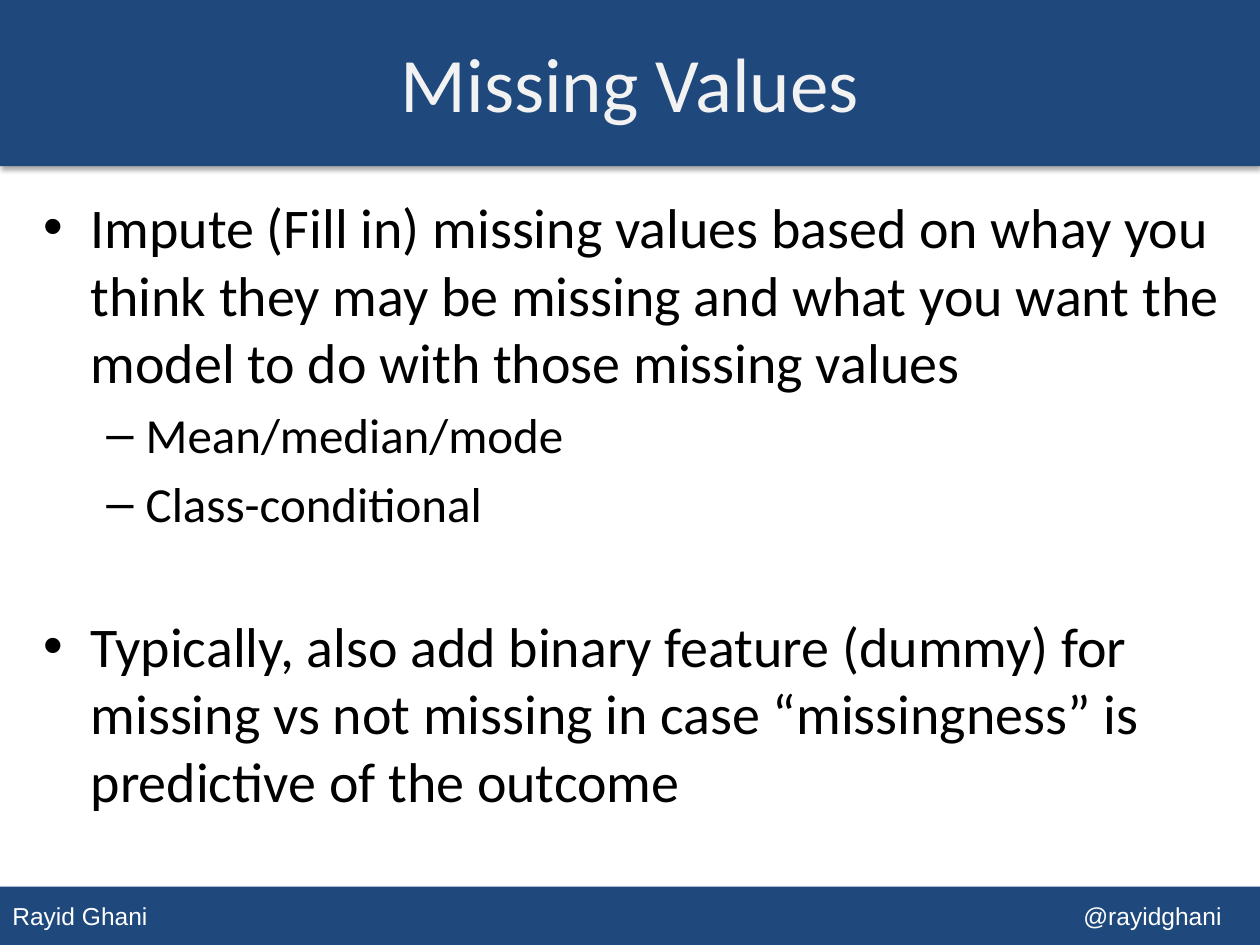
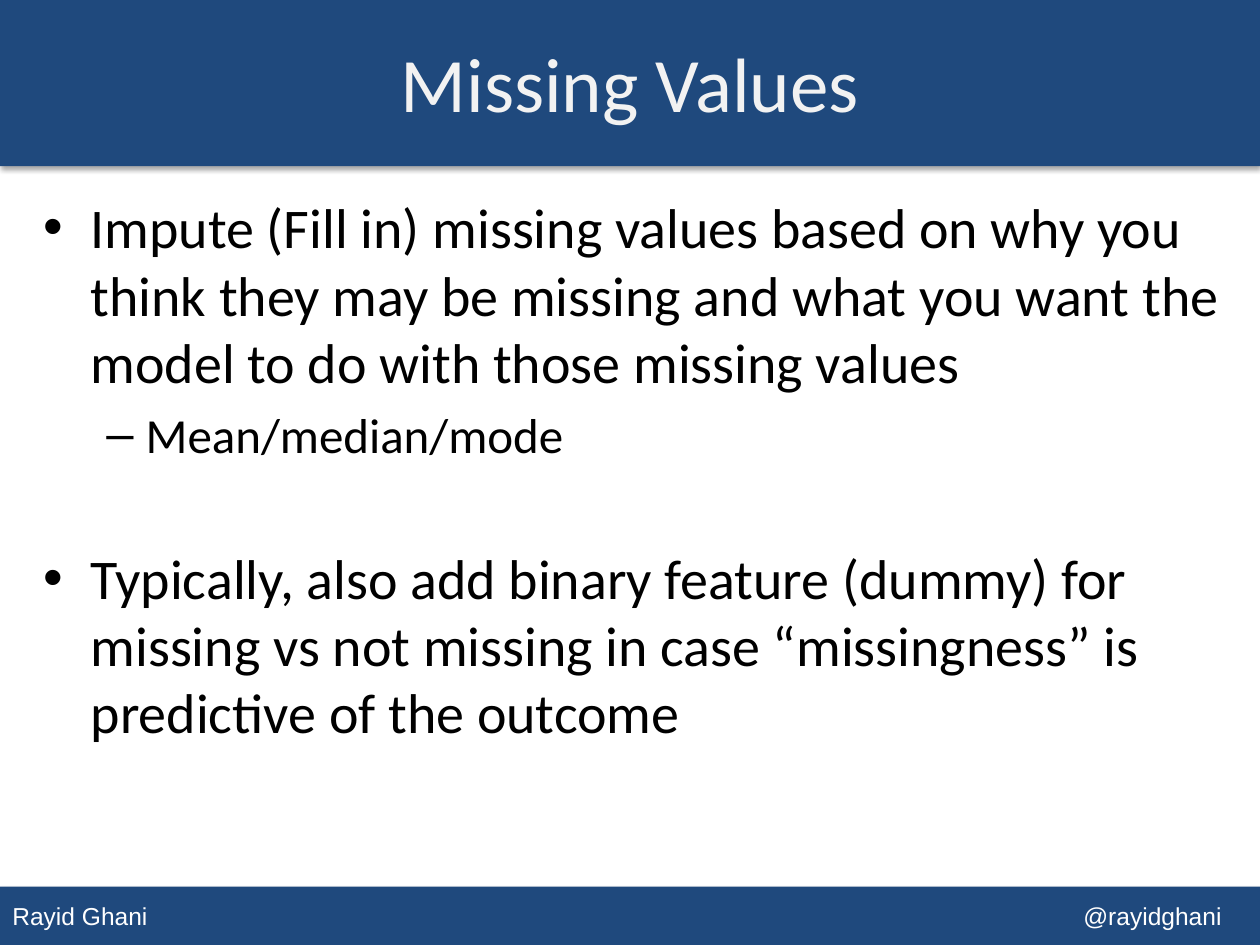
Before and after one commit to dssg/MLforPublicPolicy, a slide deck: slide 8 of Lectures/Lecture 10 - Features.pptx (slide 9 before the commit). Drawn at 1260x945 pixels with LibreOffice and Linux fonts; fonts in the diff are those of the drawing. Boxes give left, top, right and bottom in pixels: in the first picture for what was removed or moved away, otherwise in the second. Text is boxed around its words. In the diff, an @@ line names an element or a change of style, - is before the commit and + after.

Commit message:
updated lectures and lab

```diff
--- a/Lectures/Lecture 10 - Features.pptx
+++ b/Lectures/Lecture 10 - Features.pptx
@@ text at [91,207,1218,393]: text changed @@
-• Impute (Fill in) missing values based on whay you think they may be missing and what you want the model to do with those missing values
+• Impute (Fill in) missing values based on why you think they may be missing and what you want the model to do with those missing values
@@ text at [146,488,482,523]: paragraph removed @@
-  – Class-conditional
```
Also in this commit, not shown: 4 other slides changed, 1 slide added, 1 slide removed, 3 other files.
